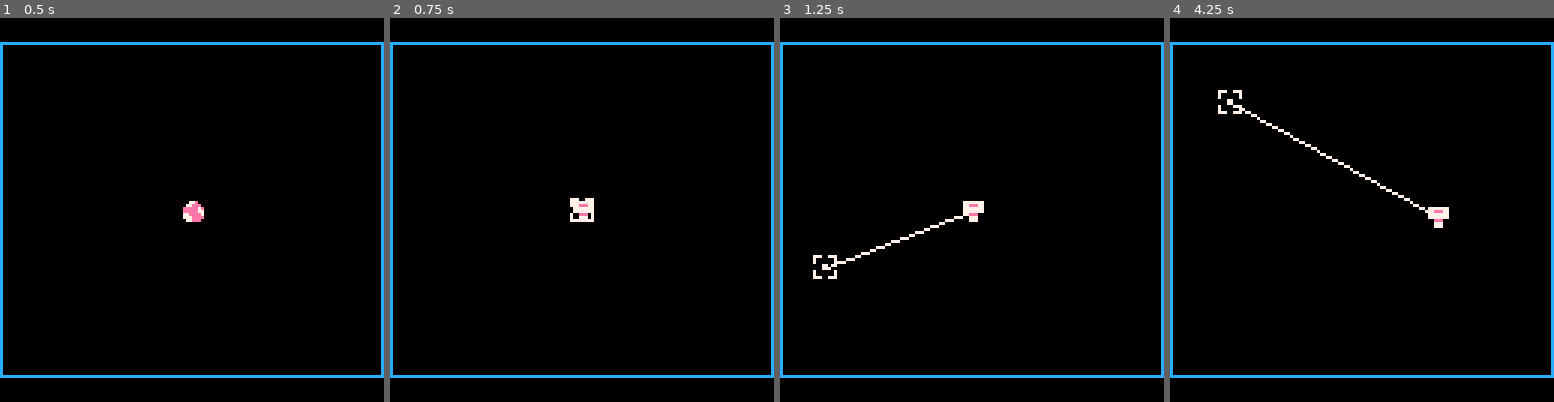
Above: before the commit, frames 1-4 (left to right).
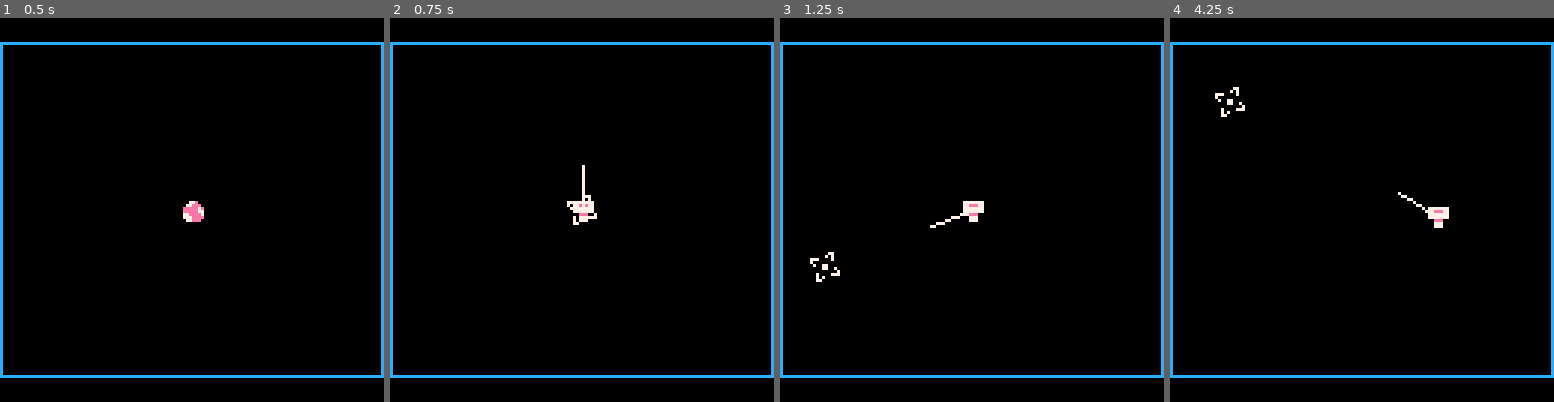
Above: after the commit, the same moments.

Repository: ImmuneSnow/evileggdemake
Game: PICO-8 cartridge evilegg.p8
Two runs of this game, one before a commit and one after it. Both use one fixed random seed, a clock stepped at 60 frames per second and the inputs below.
Inputs (mouse positions are in pixels of both pictures, inside the frame that each line leads up to):
- Up to frame 1 (0.5 s): no input
- Up to frame 2 (0.75 s): click (670, 121) at 0.67 s; tap O (Z key) at 0.7 s
- Up to frame 3 (1.25 s): click (826, 267) at 1.22 s
- Up to frame 4 (4.25 s): hold Right 1.6-2.1 s; tap O (Z key) every 0.4 s from 1.7 to 4.1 s; click (1277, 114) at 1.77 s; hold Up 2.15-2.42 s; click (1342, 259) at 2.32 s; hold Right 2.47-3.03 s; click (1404, 106) at 2.87 s; hold Left 3.08-3.58 s; click (1465, 256) at 3.42 s; hold Down 3.63-3.97 s; click (1231, 102) at 3.97 s; hold Right from 4.02 s (still down)

Frame 1 is identical in both runs. In frame 2, 0.2% of the frame differs, in the area x 46-54%, y 38-54%; in frame 3, 0.4%; in frame 4, 0.6%, in the area x 11-66%, y 17-50%.

Commit message:
Sprite rotation, speed limit on dashing, short angle
Added a custom rotation sprite function 'rspr' to handle sprite rendering with rotation based on angle.

Diff:
--- a/evilegg.p8
+++ b/evilegg.p8
@@ -17,6 +17,23 @@
     poke(0x5f2d, 1)
 end
 
+-- custom function by the community thank you so much omg i wanna kiss whoever made this
+function rspr(s,x,y,a)
+    local sx=(s%16)*8
+    local sy=flr(s/16)*8
+    for i=0,7 do
+        for j=0,7 do
+            local c=sget(sx+i,sy+j)
+            if c!=0 then
+                local dx,dy=i-3.5,j-3.5
+                local rx=x+dx*cos(a)-dy*sin(a)
+                local ry=y+dx*sin(a)+dy*cos(a)
+                pset(rx,ry,c)
+            end
+        end
+    end
+end
+
 function _update()
 
     if not hatched then
@@ -33,6 +50,11 @@
 
         posx += velx
         posy += vely
+
+        if velx > 4 then velx = 4 end
+        if velx < -4 then velx = -4 end
+        if vely > 4 then vely = 4 end
+        if vely < -4 then vely = -4 end
 
         if btn(4) then
             hatched = true
@@ -67,17 +89,25 @@
 
 function _draw()
     cls()
-    rectfill(posx - 1, posy - 1, posx + 1, posy + 1, 7)
+
+
+    local x_dist = mx - posx
+    local y_dist = my - posy
+    local ang = atan2(x_dist, y_dist)
+    local endx = posx + cos(ang) * 15
+    local endy = posy + sin(ang) * 15
+
     rect(0, 8, 127, 119, 12)
 
     if not hatched then
         spr(2, posx - 3, posy - 3)
     else
         spr(1, posx - 3, posy - 3)
-        line(posx, posy, mx, my, 7)
-        spr(0, mx-4, my-4)
+        line(posx, posy, endx, endy, 7)
+        rspr(0, mx, my, t())
     end
 end
+
 __gfx__
 77700777777777700077e00000000000000000000000000000000000000000000000000000000000000000000000000000000000000000000000000000000000
 7000000777eee770077eee0000000000000000000000000000000000000000000000000000000000000000000000000000000000000000000000000000000000
